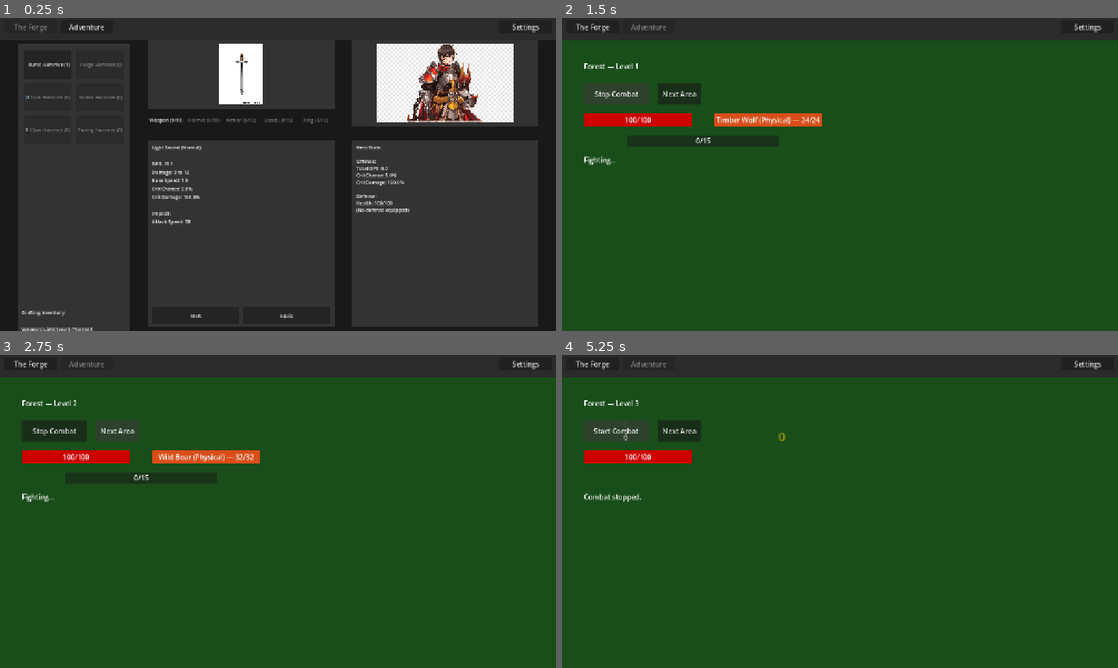
Above: before the commit, frames 1-4 (two rows, left to right).
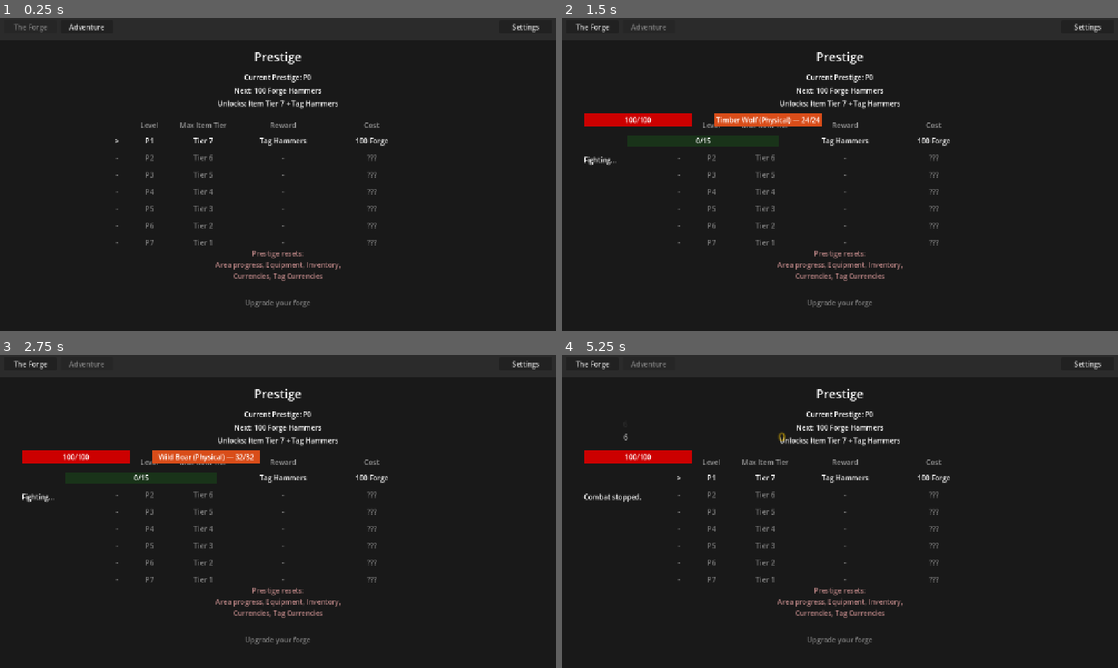
Above: after the commit, the same moments.

Repository: loginn/hammertime
Game: Godot game, scene res://scenes/main.tscn
The game is run twice, just before and just after one commit, with the same random seed, the same clock (stepped at 60 frames per second) and the same inputs.
Inputs:
- Up to frame 1 (0.25 s): no input
- Up to frame 2 (1.5 s): click "Adventure" at 0.5 s; click "Start Combat" at 1.25 s
- Up to frame 3 (2.75 s): click "Next Area" at 2 s
- Up to frame 4 (5.25 s): click "Next Area" at 2.75 s; click "The Forge" at 3.5 s; click "Adventure" at 4.25 s; click "Stop Combat" at 5 s

The runs differ from the first frame. In frame 1, 68% of the frame differs, in the area x 3-97%, y 7-100%; in frame 2, 90%; in frame 3, 90%; in frame 4, 92%, in the area x 0-100%, y 7-100%.

Commit message:
feat(40-02): add PrestigeTab, PrestigeView, and FadeRect nodes to main.tscn
Co-Authored-By: Claude Opus 4.6 <noreply@anthropic.com>

Diff:
--- a/scenes/main.tscn
+++ b/scenes/main.tscn
@@ -5,6 +5,7 @@
 [ext_resource type="PackedScene" uid="uid://b8x7k2nan4p5q" path="res://scenes/gameplay_view.tscn" id="3_gameplay"]
 [ext_resource type="PackedScene" uid="uid://dsettings1view" path="res://scenes/settings_view.tscn" id="4_settings"]
 [ext_resource type="PackedScene" path="res://scenes/save_toast.tscn" id="5_toast"]
+[ext_resource type="PackedScene" uid="uid://dprestige1view" path="res://scenes/prestige_view.tscn" id="6_prestige"]
 
 [node name="MainView" type="Node2D"]
 script = ExtResource("1_jyhfs")
@@ -28,6 +29,14 @@
 offset_bottom = 35.0
 text = "Adventure"
 
+[node name="PrestigeTab" type="Button" parent="TabBar"]
+offset_left = 270.0
+offset_top = 5.0
+offset_right = 340.0
+offset_bottom = 35.0
+text = "P0"
+visible = false
+
 [node name="SettingsTab" type="Button" parent="TabBar"]
 offset_left = 1150.0
 offset_top = 5.0
@@ -44,7 +53,16 @@
 
 [node name="SettingsView" parent="ContentArea" instance=ExtResource("4_settings")]
 
+[node name="PrestigeView" parent="ContentArea" instance=ExtResource("6_prestige")]
+
 [node name="OverlayLayer" type="CanvasLayer" parent="."]
 layer = 10
 
 [node name="SaveToast" parent="OverlayLayer" instance=ExtResource("5_toast")]
+
+[node name="FadeRect" type="ColorRect" parent="OverlayLayer"]
+offset_right = 1280.0
+offset_bottom = 720.0
+color = Color(0, 0, 0, 0)
+visible = false
+mouse_filter = 2
